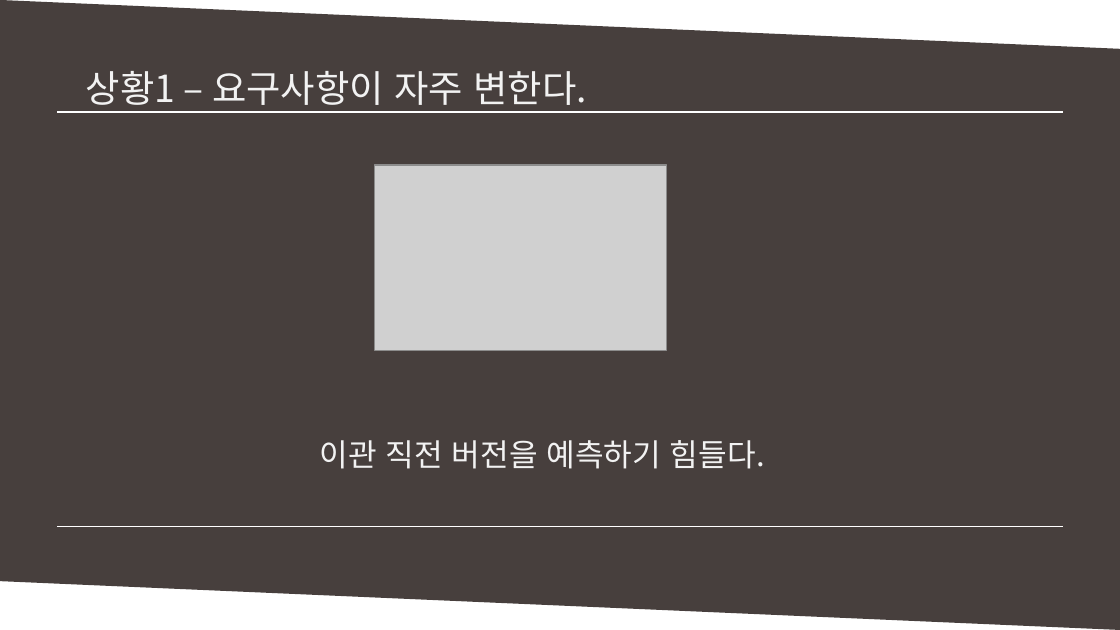
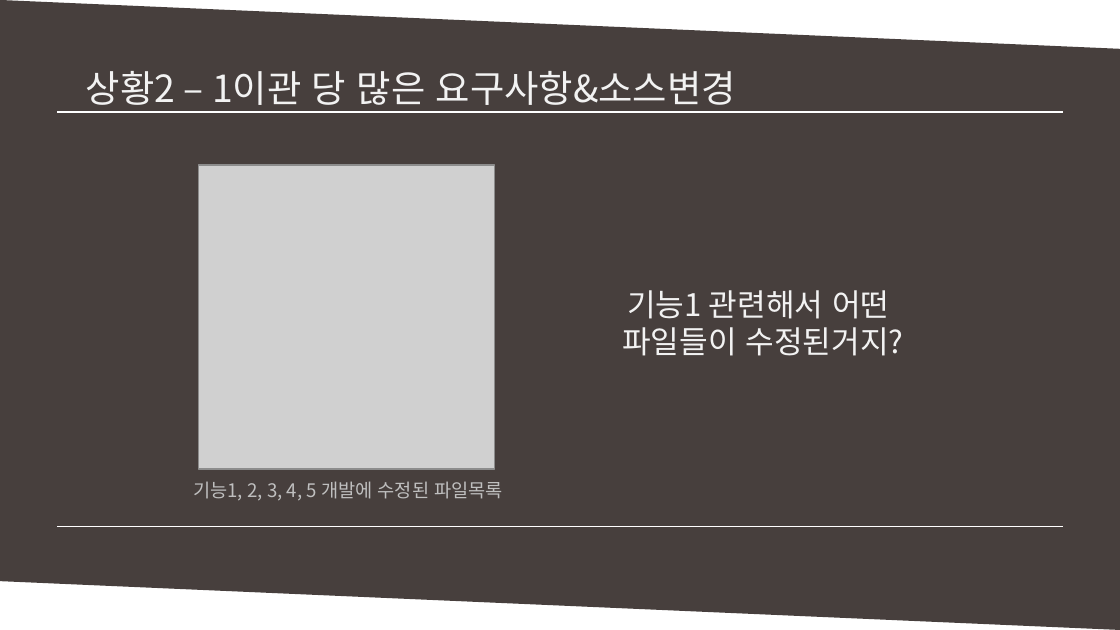
Before and after one commit to MinSikMoon/pptgit, a slide deck: slide 7 of git발표.pptx. Drawn at 1120x630 pixels with LibreOffice and Linux fonts; fonts in the diff are those of the drawing; grey boxes stand for pictures. Boxes give left, top, right and bottom in pixels: in the first picture for what was removed or moved away, otherwise in the second. Text is boxed around its words. In the diff, an @@ line names an element or a change of style, - is before the commit and + after.

Commit message:
상황2 완성

```diff
--- a/git발표.pptx
+++ b/git발표.pptx
@@ text at (86, 71, 736, 112): text changed @@
-상황1 – 요구사항이 자주 변한다.
+상황2 – 1이관 당 많은 요구사항&소스변경
@@ picture added at (198, 165, 495, 469) @@
@@ picture removed at (375, 165, 668, 349) @@
@@ text added at (622, 290, 903, 356), 20 pt, text #F2F2F2 @@
+기능1 관련해서 어떤
+파일들이 수정된거지?
@@ text removed at (320, 440, 765, 469) @@
-이관 직전 버전을 예측하기 힘들다.
@@ text added at (193, 481, 503, 500), 12 pt, text #BFBFBF @@
+기능1, 2, 3, 4, 5 개발에 수정된 파일목록
```
Also in this commit, not shown: 1 other slide changed, 1 slide added.
